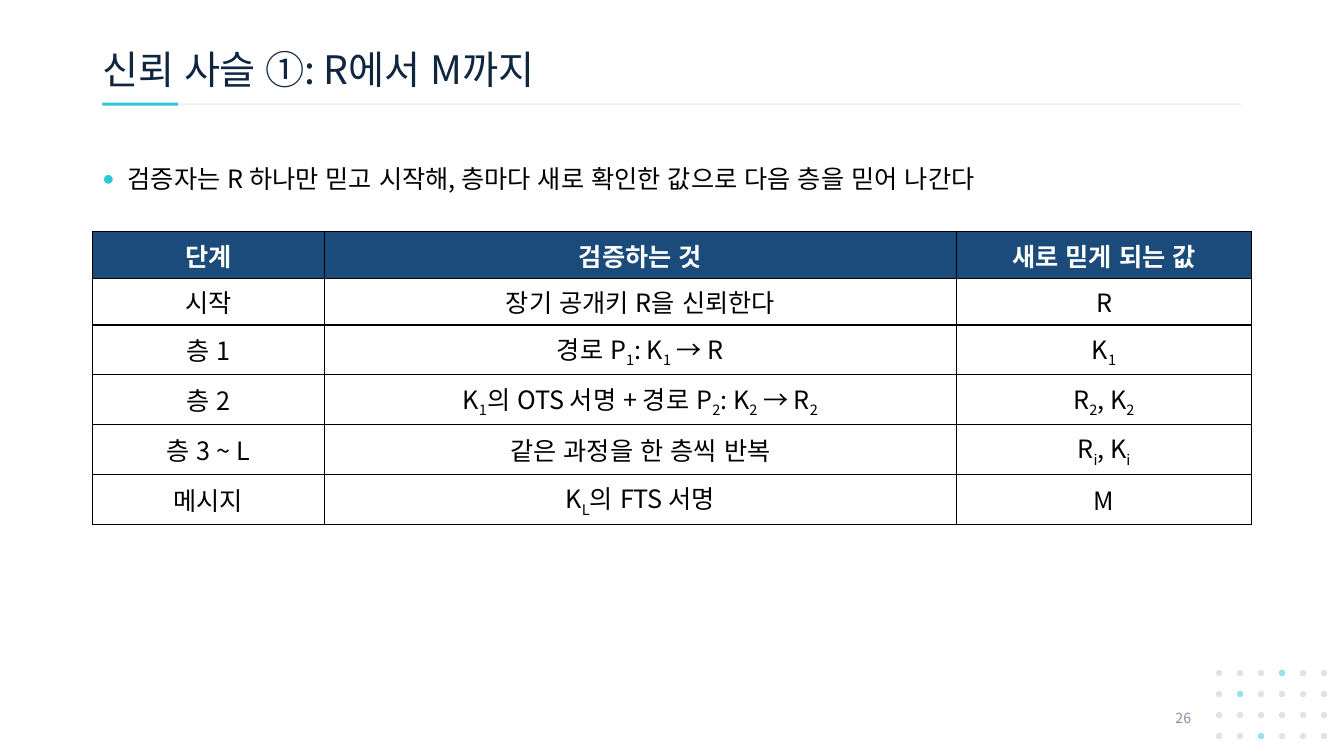
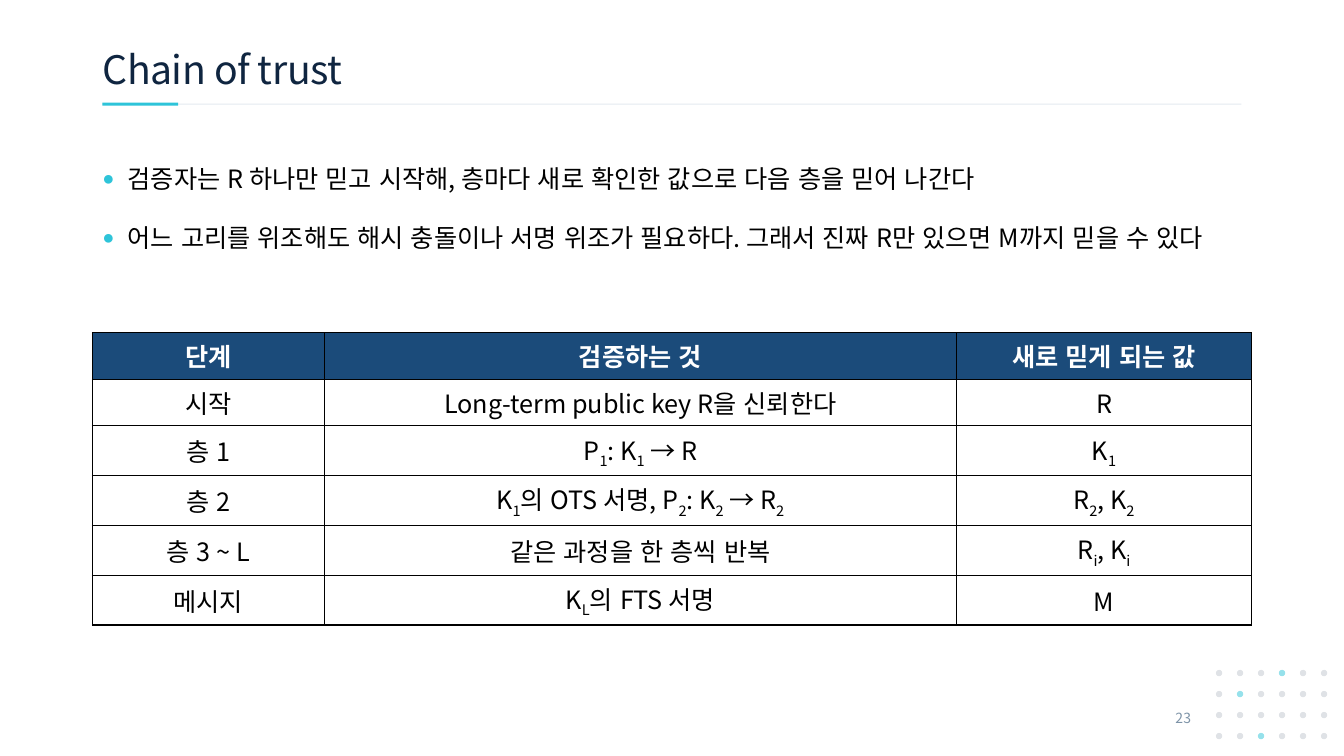
Before and after one commit to giyuubin/PQC, a slide deck: slide 23 of presentation/1007_18_SPHINCS-FTS-and-Virtual-Hypertree.pptx (slide 26 before the commit). Drawn at 1344x756 pixels with LibreOffice and Linux fonts; fonts in the diff are those of the drawing. Boxes give left, top, right and bottom in pixels: in the first picture for what was removed or moved away, otherwise in the second. Text is boxed around its words. In the diff, an @@ line names an element or a change of style, - is before the commit and + after.

```diff
--- a/presentation/1007_18_SPHINCS-FTS-and-Virtual-Hypertree.pptx
+++ b/presentation/1007_18_SPHINCS-FTS-and-Virtual-Hypertree.pptx
@@ title at <box>102,52,342,85</box>: text changed @@
-신뢰 사슬 ①: R에서 M까지
+Chain of trust
@@ text at <box>128,226,1203,249</box>: paragraph added @@
+● 어느 고리를 위조해도 해시 충돌이나 서명 위조가 필요하다. 그래서 진짜 R만 있으면 M까지 믿을 수 있다
@@ table at <box>93,333,1252,619</box> @@
-row 2, column 2: 장기 공개키 R을 신뢰한다
+row 2, column 2: Long-term public key R을 신뢰한다
-row 3, column 2: 경로 P1: K1 → R
+row 3, column 2: P1: K1 → R
-row 4, column 2: K1의 OTS 서명 + 경로 P2: K2 → R2
+row 4, column 2: K1의 OTS 서명, P2: K2 → R2
@@ table: place and size @@
-table at <box>93,232,1252,519</box>
+table at <box>93,333,1252,619</box>
@@ page number at <box>1175,712,1191,723</box>: text changed @@
-26
+23
```
Also in this commit, not shown: 21 other slides changed, 3 slides added, 8 slides removed.
